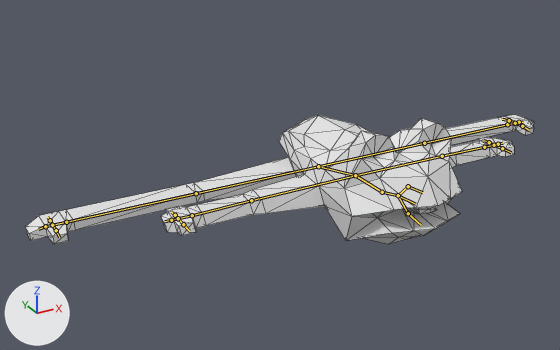
The FBX model ExeProject/Resources/Model/fbxModel/Frog.fbx, before and after one commit.
One viewpoint serves both versions: a camera (50 mm lens) standing at (-1.46, -2.22, 1.34) and looking at (-0.24, 0.01, 0.23). Every picture has the same lights, and +X, +Y and +Z are marked at lower left. The bones that bend it are drawn over the model as lines. Mesh edges are drawn as thin lines.

Names of what the first picture shows: '球'.
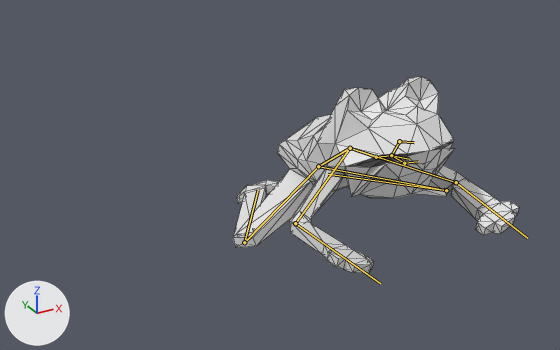
The newer file adds an action. The first version stands in its rest pose; the second is drawn at frame 3 of the action 'Janp'.

The change, as a list of edits to the scene's bpy script:
```text
Change bone_kosi1:
    where bone_kosi1 = bpy.data.objects['アーマチュア'].pose.bones['kosi1']
    bone_kosi1.rotation_quaternion: (1.0, 0.0, 0.0, 0.0) -> (0.981, -0.196, 0.0, 0.0)  # degrees (0, 0, 0) -> degrees (-23, 0, 0)
Change bone_kubi:
    where bone_kubi = bpy.data.objects['アーマチュア'].pose.bones['kubi']  # child of 'kosi1'
    bone_kubi.rotation_quaternion: (1.0, 0.0, 0.0, 0.0) -> (0.992, 0.127, 0.0, 0.0)  # degrees (0, 0, 0) -> degrees (15, 0, 0)
Change bone_ueago2:
    where bone_ueago2 = bpy.data.objects['アーマチュア'].pose.bones['ueago2']  # child of 'atama'
    bone_ueago2.rotation_quaternion: (1.0, 0.0, 0.0, 0.0) -> (1.0, -0.023, 0.001, 0.0)  # degrees (0, 0, 0) -> degrees (-3, 0, 0)
Change bone_sitaago2:
    where bone_sitaago2 = bpy.data.objects['アーマチュア'].pose.bones['sitaago2']  # child of 'atama'
    bone_sitaago2.rotation_quaternion: (1.0, 0.0, 0.0, 0.0) -> (0.975, -0.224, 0.0, 0.0)  # degrees (0, 0, 0) -> degrees (-26, 0, 0)
Change bone_maeasi1_l:
    where bone_maeasi1_l = bpy.data.objects['アーマチュア'].pose.bones['maeasi1_L']  # child of 'kosi1'
    bone_maeasi1_l.rotation_quaternion: (1.0, 0.0, 0.0, 0.0) -> (0.934, 0.271, -0.192, 0.131)  # degrees (0, 0, 0) -> degrees (30, -25, 9)
Change bone_ameasi2_l:
    where bone_ameasi2_l = bpy.data.objects['アーマチュア'].pose.bones['ameasi2_L']  # child of 'maeasi1_L'
    bone_ameasi2_l.rotation_quaternion: (1.0, 0.0, 0.0, 0.0) -> (0.611, 0.046, 0.576, 0.541)  # degrees (0, 0, 0) -> degrees (64, 41, 109)
Change bone_maeasi1_r:
    where bone_maeasi1_r = bpy.data.objects['アーマチュア'].pose.bones['maeasi1_R']  # child of 'kosi1'
    bone_maeasi1_r.rotation_quaternion: (1.0, 0.0, 0.0, 0.0) -> (0.934, 0.271, 0.192, -0.131)  # degrees (0, 0, 0) -> degrees (30, 25, -9)
Change bone_ameasi2_r:
    where bone_ameasi2_r = bpy.data.objects['アーマチュア'].pose.bones['ameasi2_R']  # child of 'maeasi1_R'
    bone_ameasi2_r.rotation_quaternion: (1.0, 0.0, 0.0, 0.0) -> (0.611, 0.046, -0.576, -0.541)  # degrees (0, 0, 0) -> degrees (64, -41, -109)
Change bone_usiiroasi1_l:
    where bone_usiiroasi1_l = bpy.data.objects['アーマチュア'].pose.bones['usiiroasi1_L']
    bone_usiiroasi1_l.rotation_quaternion: (1.0, 0.0, 0.0, 0.0) -> (0.964, 0.241, -0.028, -0.111)  # degrees (0, 0, 0) -> degrees (28, 0, -13)
Change bone_usiroasi2_l:
    where bone_usiroasi2_l = bpy.data.objects['アーマチュア'].pose.bones['usiroasi2_L']  # child of 'usiiroasi1_L'
    bone_usiroasi2_l.rotation_quaternion: (1.0, 0.0, 0.0, 0.0) -> (-0.272, 0.955, 0.078, 0.084)  # degrees (0, 0, 0) -> degrees (-149, -12, 6)
Change bone_usiiroasi1_r:
    where bone_usiiroasi1_r = bpy.data.objects['アーマチュア'].pose.bones['usiiroasi1_R']
    bone_usiiroasi1_r.rotation_quaternion: (1.0, 0.0, 0.0, 0.0) -> (0.964, 0.241, 0.028, 0.111)  # degrees (0, 0, 0) -> degrees (28, 0, 13)
Change bone_usiroasi2_r:
    where bone_usiroasi2_r = bpy.data.objects['アーマチュア'].pose.bones['usiroasi2_R']  # child of 'usiiroasi1_R'
    bone_usiroasi2_r.rotation_quaternion: (1.0, 0.0, 0.0, 0.0) -> (-0.272, 0.955, -0.078, -0.084)  # degrees (0, 0, 0) -> degrees (-149, 12, -6)
```

Pixel boxes [x1, y1, x2, y2] of what changed, in the pictures (560 x 350 px):
'球', posed (44% narrower, 50% taller): before [25, 114, 534, 244]; after [233, 77, 519, 273]
bone 'kosi1', root to tip: before (318, 166) to (355, 175); after (318, 166) to (350, 148)
bone 'kubi', root to tip: before (355, 175) to (382, 192); after (350, 148) to (376, 157)
bone 'ueago2', root to tip: before (398, 195) to (408, 186); after (391, 155) to (399, 141)
bone 'sitaago2', root to tip: before (398, 195) to (408, 213); after (391, 155) to (404, 163)
bone 'maeasi1_L', root to tip: before (355, 175) to (442, 156); after (350, 148) to (456, 182)
bone 'ameasi2_L', root to tip: before (442, 156) to (484, 147); after (456, 182) to (527, 238)
bone 'maeasi1_R', root to tip: before (355, 175) to (251, 200); after (350, 148) to (295, 223)
bone 'ameasi2_R', root to tip: before (251, 200) to (192, 215); after (295, 223) to (380, 283)
bone 'usiiroasi1_L', root to tip: before (318, 166) to (424, 143); after (318, 166) to (446, 190)
bone 'usiroasi2_L', root to tip: before (424, 143) to (507, 124); after (446, 190) to (328, 174)
bone 'usiiroasi1_R', root to tip: before (318, 166) to (196, 193); after (318, 166) to (244, 242)
bone 'usiroasi2_R', root to tip: before (196, 193) to (66, 222); after (244, 242) to (258, 190)
